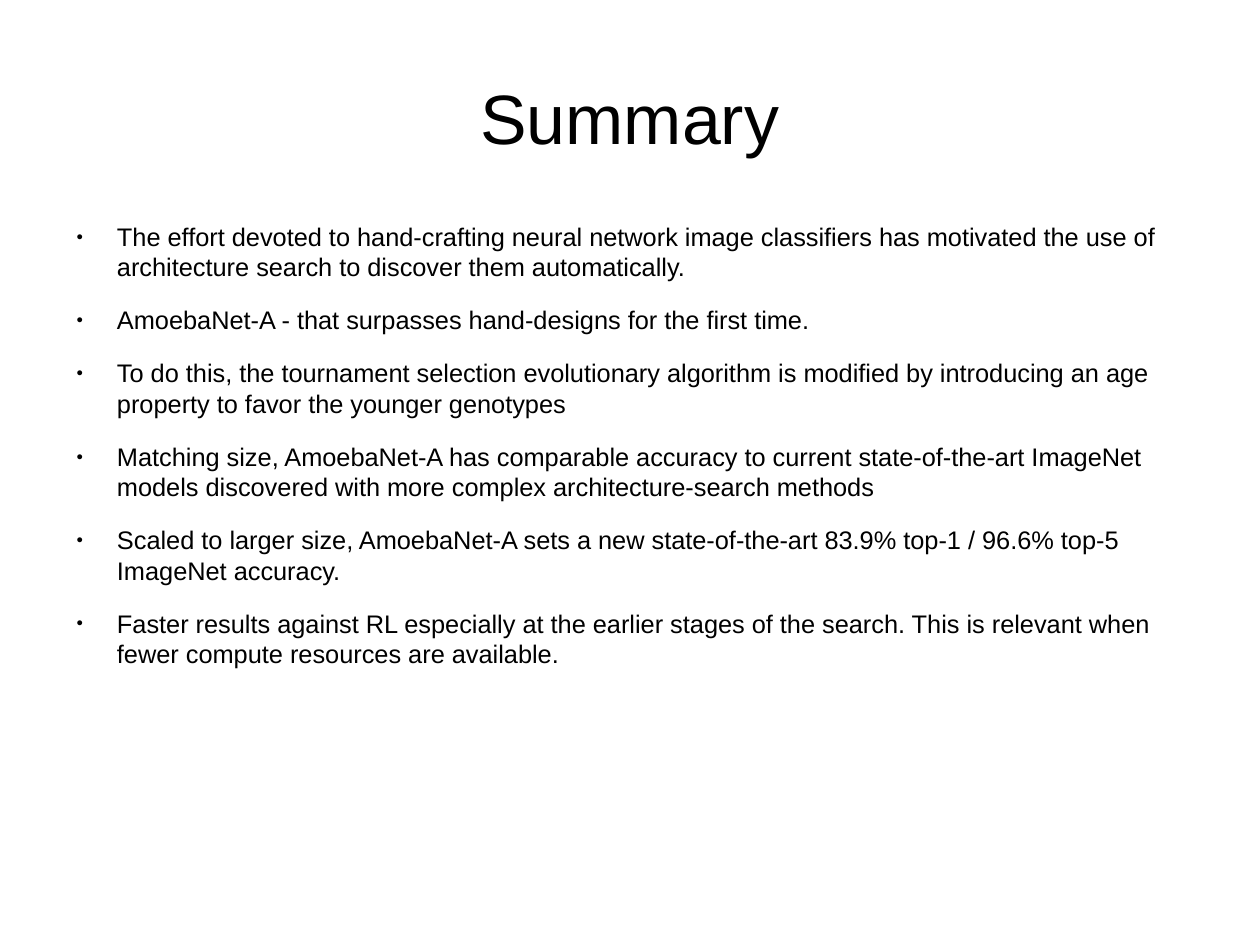
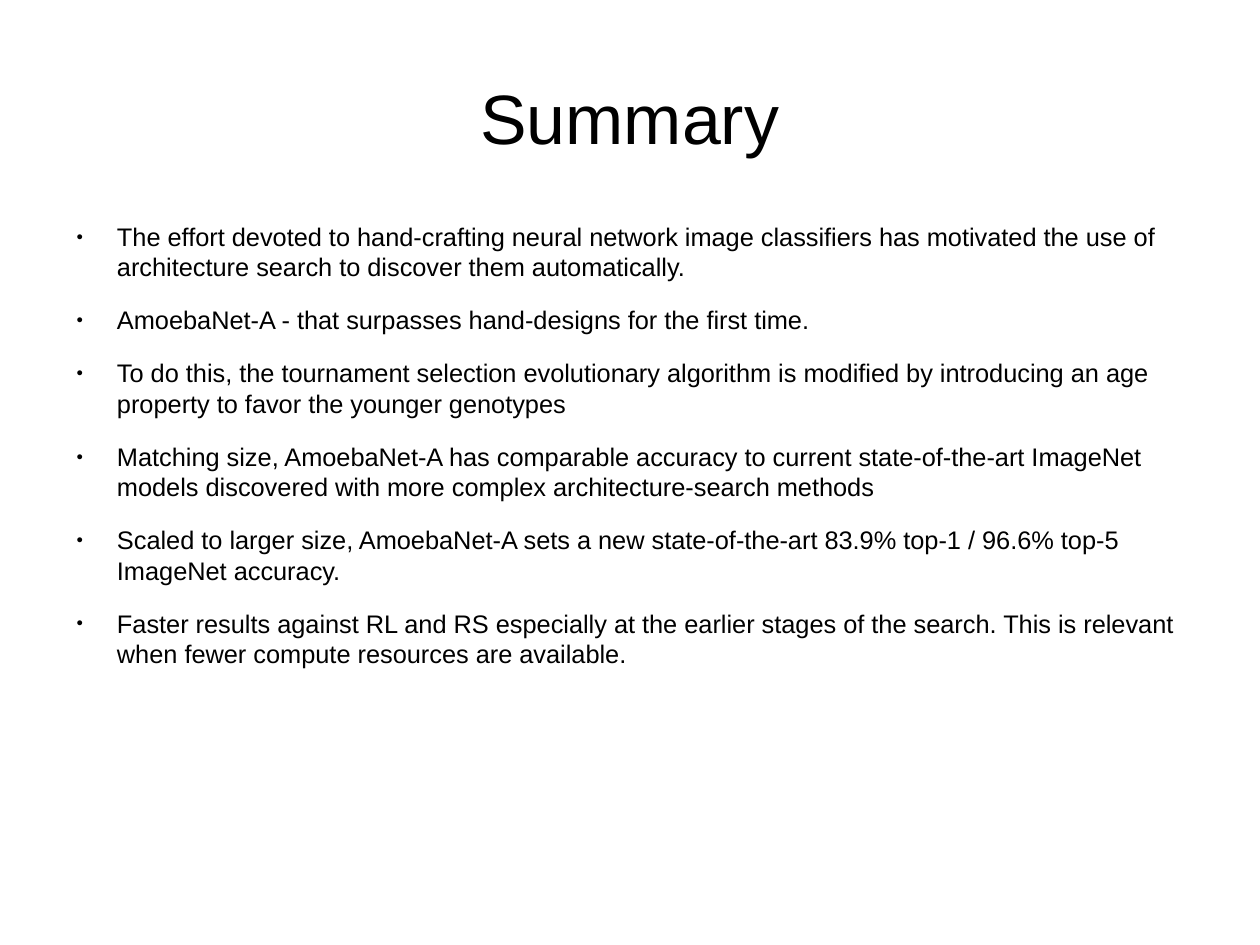
Before and after one commit to harshgrovr/Normal-and-reduction-cell, a slide deck: slide 11 of Presentation.odp (slide 10 before the commit). Drawn at 1260x945 pixels with LibreOffice and Linux fonts; fonts in the diff are those of the drawing. Boxes give left, top, right and bottom in pixels: in the first picture for what was removed or moved away, otherwise in the second. Text is boxed around its words. In the diff, an @@ line names an element or a change of style, - is before the commit and + after.

```diff
--- a/Presentation.odp
+++ b/Presentation.odp
@@ text at bbox=[117, 614, 1173, 669]: text changed @@
-● Faster results against RL especially at the earlier stages of the search. This is relevant when fewer compute resources are available.
+● Faster results against RL and RS especially at the earlier stages of the search. This is relevant when fewer compute resources are available.
```
Also in this commit, not shown: 4 other slides changed, 1 slide added.
